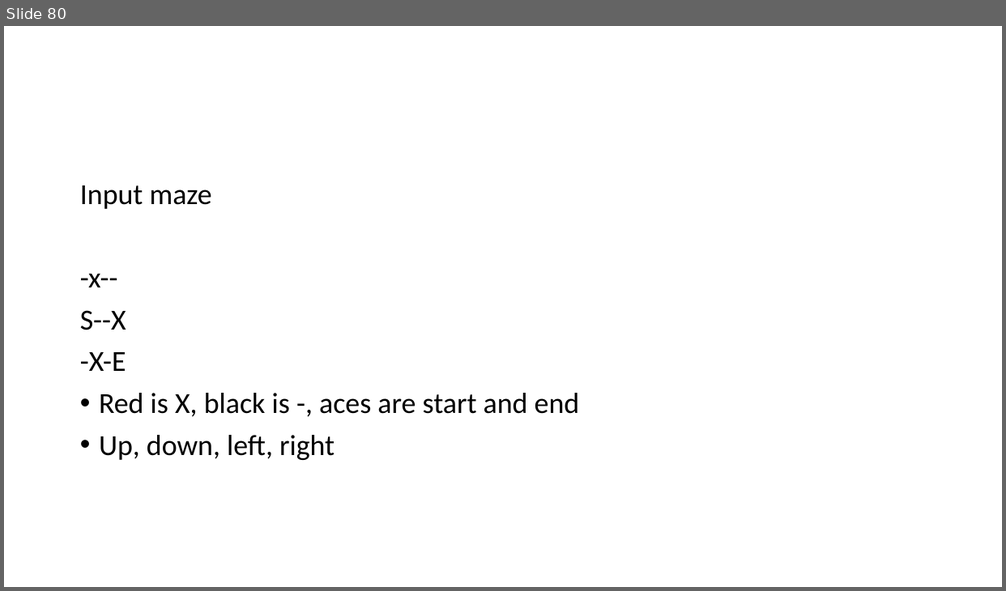
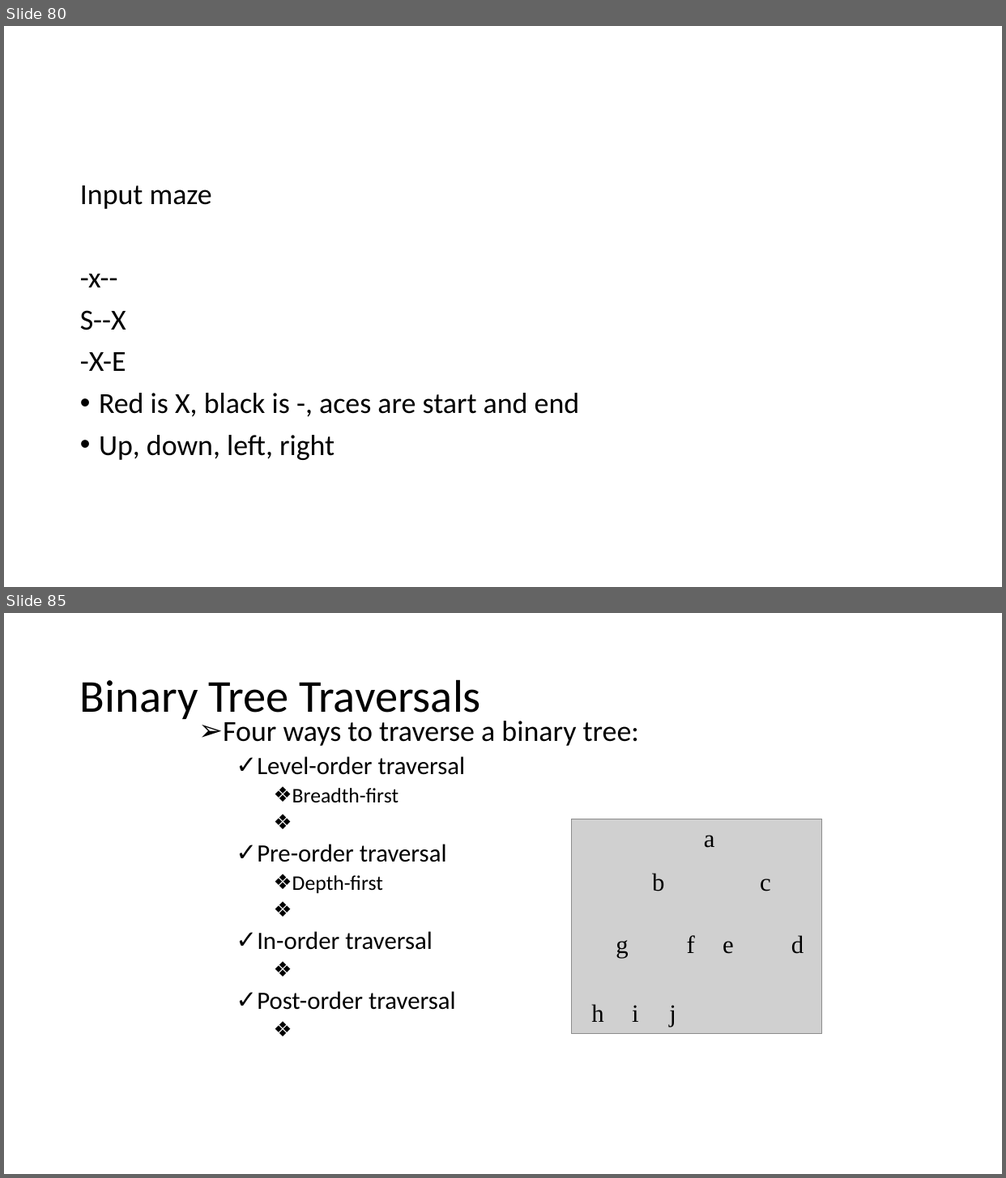
Before and after one commit to skalakm/232, a slide deck: notes.pptx. Shown one above the other, each under a label of ours: slide 80 before the commit, slides 80 and 85 after it; the slides between them are not shown. The pictures are 1006x591 and 1006x1178 pixels, drawn with LibreOffice and Linux fonts; fonts in the diff are those of the drawing; grey boxes stand for pictures. Boxes give left, top, right and bottom in pixels: in the first picture for what was removed or moved away, otherwise in the second. Text is boxed around its words. In the diff, an @@ line names an element or a change of style, - is before the commit and + after.

```diff
--- a/notes.pptx
+++ b/notes.pptx
@@ slide 85 added at bbox=[4, 613, 1002, 1174], background #FFFFFF @@
@@ title added at bbox=[80, 679, 481, 719], 44 pt, text #000000 @@
+Binary Tree Traversals
@@ text added at bbox=[223, 721, 639, 1010], 24 pt, text #000000 @@
+➢ Four ways to traverse a binary tree:
+  ✓ Level-order traversal
+    ❖ Breadth-first
+  ✓ Pre-order traversal
+    ❖ Depth-first
+  ✓ In-order traversal
+  ✓ Post-order traversal
@@ group added at bbox=[572, 819, 822, 1034]: 10 texts, 1 picture @@
+a
+b
+c
+d
+e
+f
+g
+h
+i
+j
```
Also in this commit, not shown: 6 other slides added.
